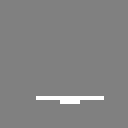
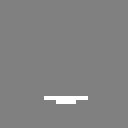
Layers edited between the first and the second w=128, h=128 image:
showed "Layer 3", moved it above "Layer 4", painted on it over <box>36,96,104,104</box>
hid "Layer 4", painted on it over <box>36,96,104,104</box>
